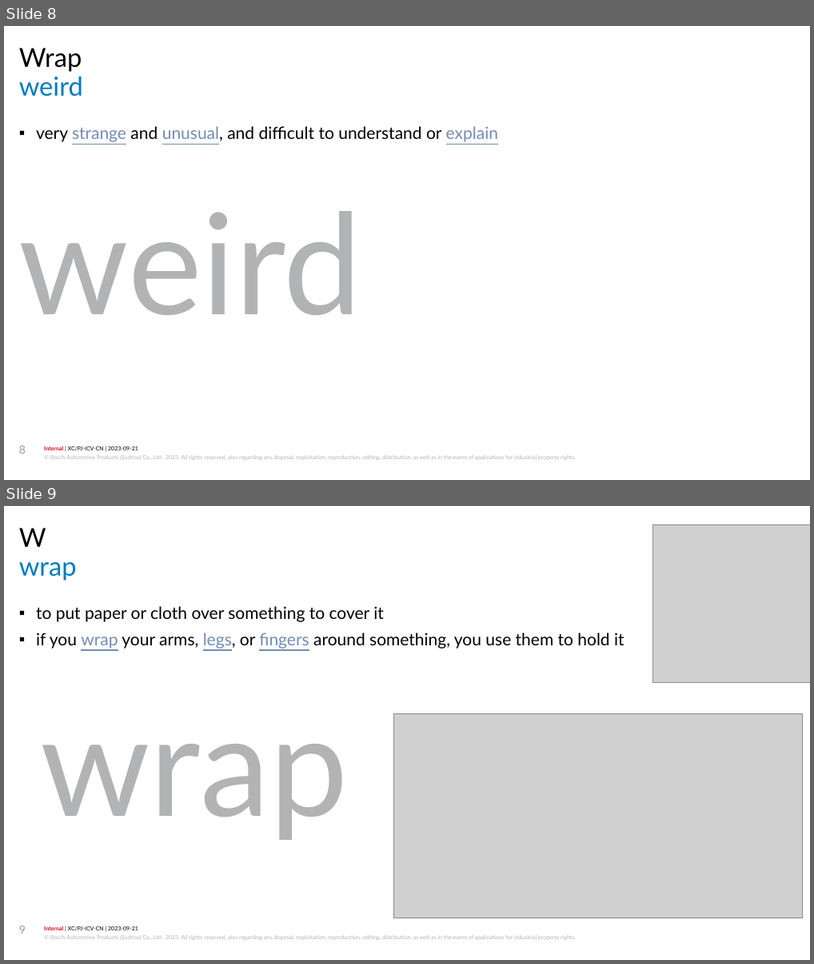
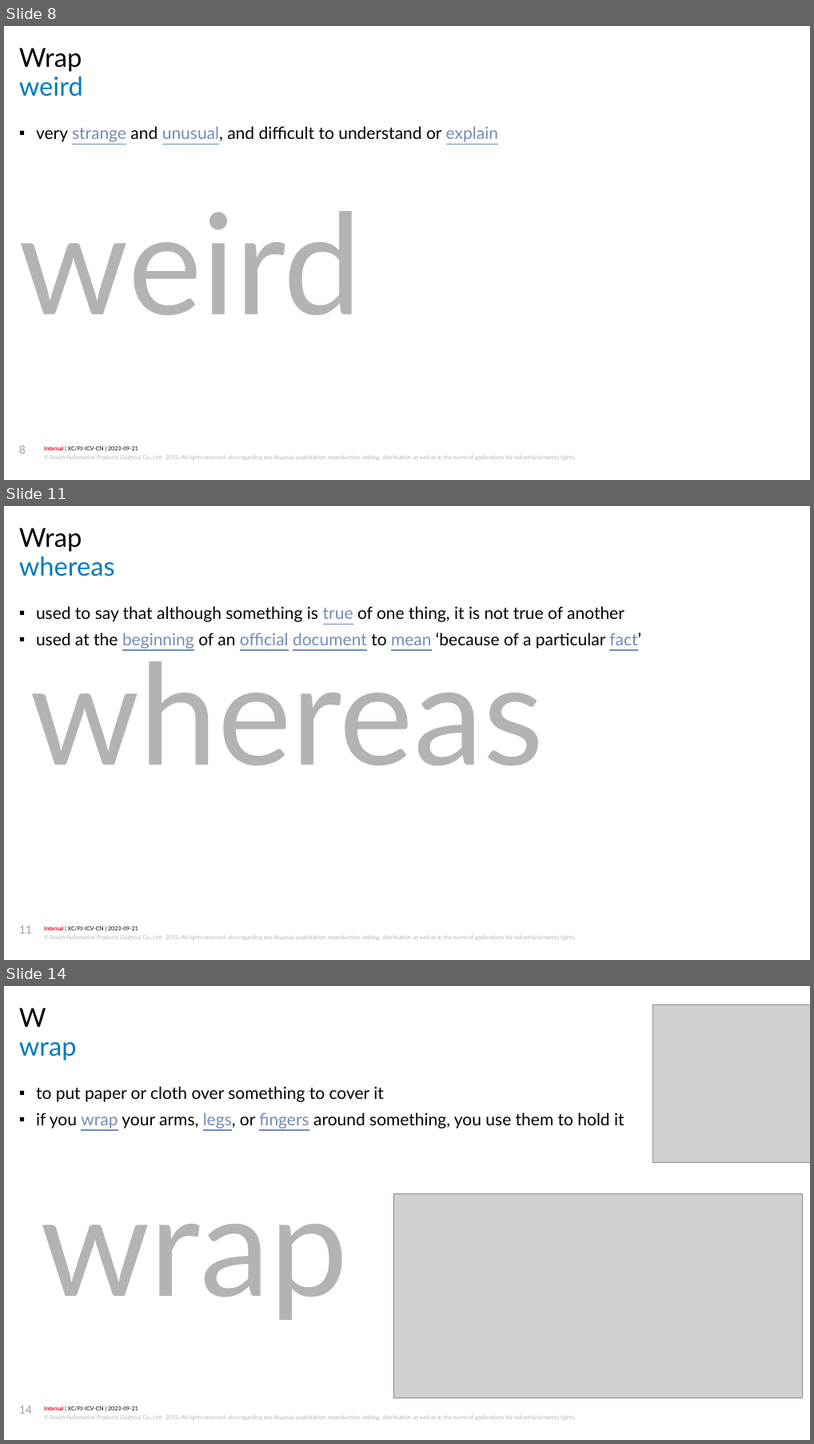
Before and after one commit to jiangyigithub/atomic-habit, a slide deck: longman 3000.pptx. Shown one above the other, each under a label of ours: slides 8 and 9 before the commit, slides 8, 11 and 14 after it; the slides between them are not shown. The pictures are 814x964 and 814x1444 pixels, drawn with LibreOffice and Linux fonts; fonts in the diff are those of the drawing; grey boxes stand for pictures; background and template pictures are left out. Boxes give left, top, right and bottom in pixels: in the first picture for what was removed or moved away, otherwise in the second. Text is boxed around its words. In the diff, an @@ line names an element or a change of style, - is before the commit and + after.

```diff
--- a/longman 3000.pptx
+++ b/longman 3000.pptx
@@ slide 11 added at bbox=[4, 506, 810, 960], background #FFFFFF; not listed: 2 template elements that a slide beside it also shows @@
@@ text added at bbox=[19, 528, 82, 552], 28 pt, text #000000 @@
+Wrap
@@ title added at bbox=[19, 556, 115, 576], 28 pt, text #007BC0 @@
+whereas
@@ text added at bbox=[36, 606, 642, 648], 18 pt, text #000000 @@
+▪ used to say that although something is true of one thing, it is not true of another
+▪ used at the beginning of an official document to mean ‘because of a particular fact’
@@ text added at bbox=[30, 644, 544, 765], 150 pt, text #B2B3B5 @@
+whereas
@@ page number added at bbox=[19, 925, 32, 933], 12 pt, text #999FA6 @@
+11
@@ what was slide 9 is now slide 14 @@
@@ page number at bbox=[19, 1405, 32, 1413]: text changed @@
-9
+14
```
Also in this commit, not shown: 2 slides changed, 7 other slides added.
